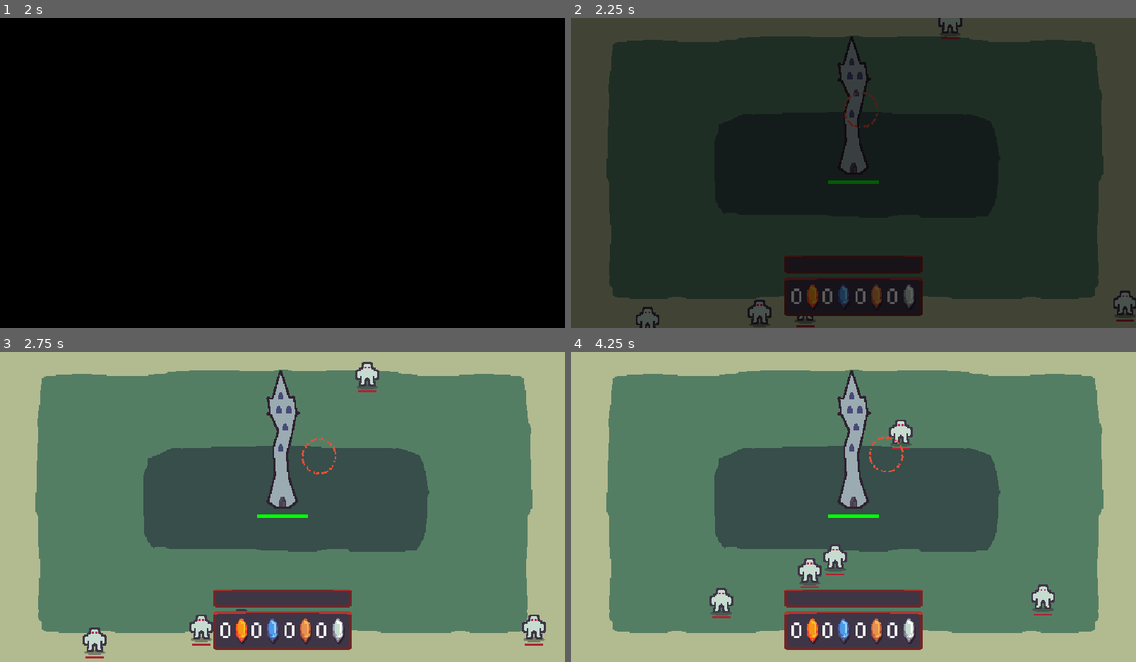
Above: before the commit, frames 1-4 (two rows, left to right).
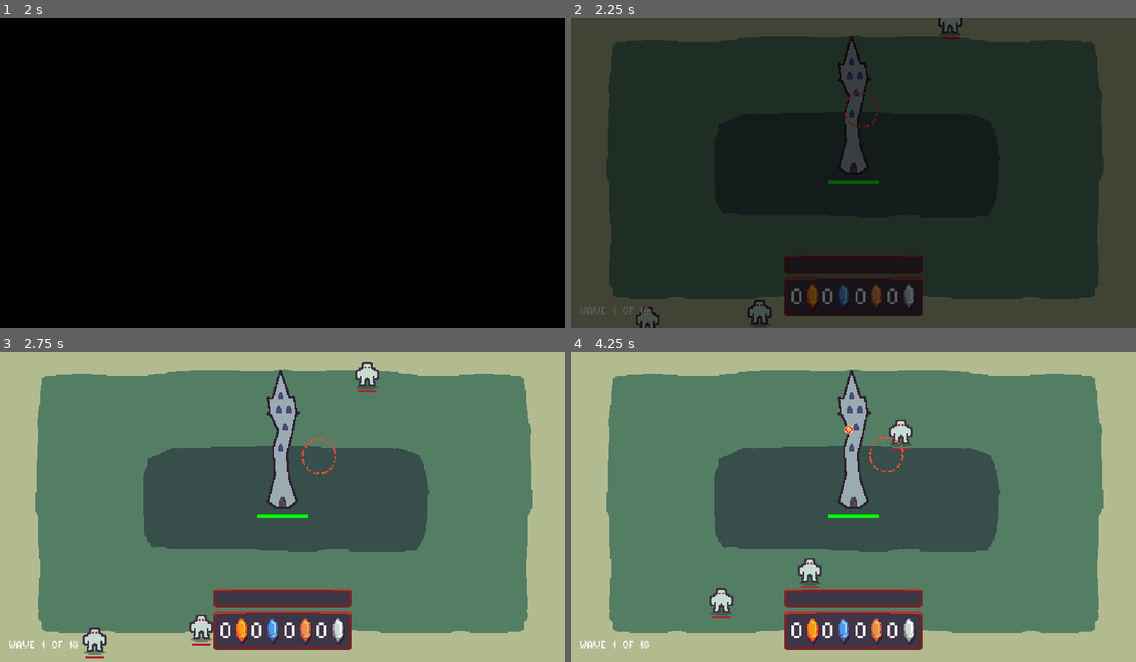
Above: after the commit, the same moments.

Repository: hawkstein/ludum-dare-58-collector
Game: Godot game, scene res://utils/ui/main_menu.tscn
Two runs of this game, one before a commit and one after it. Both use one fixed random seed, a clock stepped at 60 frames per second and the inputs below.
Inputs (mouse positions are in pixels of both pictures, inside the frame that each line leads up to):
- Up to frame 1 (2 s): click "Start" at 0.5 s; click "Start" at 1.25 s
- Up to frame 2 (2.25 s): tap Enter (ui_accept) at 2 s; move the mouse to (977, 157) at 2.02 s; click (977, 157) at 2.17 s
- Up to frame 3 (2.75 s): tap Enter (ui_accept) at 2.27 s
- Up to frame 4 (4.25 s): move the mouse to (740, 522) at 2.77 s; click (740, 522) at 2.92 s; tap Enter (ui_accept) at 3.02 s; move the mouse to (910, 438) at 3.52 s; click (910, 438) at 3.67 s

Frame 1 is identical in both runs. In frame 2, 0.3% of the frame differs, in the area x 1-100%, y 87-100%; in frame 3, 0.4%; in frame 4, 0.8%, in the area x 1-86%, y 23-96%.

Commit message:
update wave spawns and upgrade resources display

Diff:
--- a/entities/enemy/enemy.gd
+++ b/entities/enemy/enemy.gd
@@ -12,13 +12,18 @@
 var target_distance:float = 30.0
 var is_moving: bool = true
 var is_attacking: bool = false
-var max_health:float = 100.0
+
+var max_health:float = 80.0
 var health:float = 80.0:
 	set(p_health):
 		health = p_health
 		var health_scale = health / max_health
-		health_color_rect.scale.x = health_scale
+		if is_instance_valid(health_color_rect):
+			health_color_rect.scale.x = health_scale
 
+func _ready() -> void:
+	var health_scale = health / max_health
+	health_color_rect.scale.x = health_scale
 
 func _process(delta) -> void:
 	if not is_moving:
--- a/entities/main.gd
+++ b/entities/main.gd
@@ -155,7 +155,7 @@
 
 
 func _spawn_mana(mana_position:Vector2) -> void:
-	var mana_amount := 3
+	var mana_amount := 5
 	var angle_step = TAU / mana_amount
 	for i in range(mana_amount):
 		var angle = (angle_step * i) + randf_range(-0.3, 0.3)
--- a/entities/main.tscn
+++ b/entities/main.tscn
@@ -25,6 +25,7 @@
 [node name="UI" type="CanvasLayer" parent="."]
 process_mode = 2
 layer = 2
+visible = false
 script = ExtResource("2_re4i5")
 
 [node name="Layout" type="Control" parent="UI"]
@@ -182,6 +183,12 @@
 layout_mode = 2
 size_flags_horizontal = 4
 theme_override_constants/separation = 20
+
+[node name="CrystalsLabel" type="Label" parent="UI/Layout/MarginContainer/UpgradePage/VBoxContainer/HBoxContainer"]
+unique_name_in_owner = true
+custom_minimum_size = Vector2(200, 0)
+layout_mode = 2
+text = "F:5 - W:5 - E:5 - A:5"
 
 [node name="ResetButton" type="Button" parent="UI/Layout/MarginContainer/UpgradePage/VBoxContainer/HBoxContainer"]
 layout_mode = 2
@@ -342,6 +349,13 @@
 text = "0"
 horizontal_alignment = 2
 
+[node name="WavesLabel" type="Label" parent="HUD/Layout/Margin"]
+unique_name_in_owner = true
+layout_mode = 2
+size_flags_horizontal = 0
+size_flags_vertical = 8
+text = "Wave 1 of 18"
+
 [node name="PauseWindow" parent="." instance=ExtResource("6_7mycd")]
 unique_name_in_owner = true
 visible = false
--- a/entities/ui.gd
+++ b/entities/ui.gd
@@ -26,3 +26,4 @@
 func show_upgrade() -> void:
 	loop_page.hide()
 	upgrade_page.show()
+	upgrade_page.update_crystals_label()
--- a/entities/wave_spawner.gd
+++ b/entities/wave_spawner.gd
@@ -7,29 +7,41 @@
 @onready var enemies: Node2D = %Enemies
 @onready var tower: Node2D = %Tower
 @onready var spawn_timer: Timer = $SpawnTimer
+@onready var waves_label: Label = %WavesLabel
 
-var enemy_spawns := 5
+var enemy_spawns:int
+var wave:int
+
+var max_waves: int = 18
 
 func _ready() -> void:
+	reset()
 	spawn_wave()
 
 
 func reset() -> void:
-	enemy_spawns = 5
+	enemy_spawns = 3
+	wave = 0
 
 
 func spawn_wave() -> void:
+	wave += 1
+	waves_label.text = "Wave {0} of {1}".format([wave, max_waves])
+	var wave_health = 70.0 + (wave * wave * 5.0)
+	print("wave health ", wave_health)
 	for i in range(enemy_spawns):
-		spawn_enemy(ENEMY, get_random_position())
-	enemy_spawns += 3
+		spawn_enemy(ENEMY, get_random_position(), wave_health)
+	enemy_spawns += 2
 	spawn_timer.start()
 
 
-func spawn_enemy(enemy_scene: PackedScene, pos: Vector2) -> void:
+func spawn_enemy(enemy_scene: PackedScene, pos: Vector2, health:float) -> void:
 	var instance = enemy_scene.instantiate()
 	instance.position = pos;
 	tower.connect_to_enemy(instance)
 	enemies.add_child(instance)
+	instance.max_health = health
+	instance.health = health
 
 
 func get_random_position() -> Vector2:
--- a/utils/ui/upgrades/upgrade_page.gd
+++ b/utils/ui/upgrades/upgrade_page.gd
@@ -9,6 +9,8 @@
 	collector_v_box,
 	tower_v_box,
 ]
+@onready var crystals_label: Label = %CrystalsLabel
+
 
 var progress: ProgressData = DataStore.get_model("Progress")
 
@@ -91,7 +93,6 @@
 
 
 func _purchase_spell_upgrade(spell:StringName, attribute:String, upgrade_button:Button, cost_label:Label) -> void:
-	# TODO: check if player can afford purchase
 	var spell_entry: SpellEntry = UpgradePath.get(spell)
 	var next_idx = progress.spells.get(spell)[attribute]
 	var cost = spell_entry.attributes.get(attribute)[next_idx].cost
@@ -126,6 +127,17 @@
 
 	progress.update_by(-cost[3], "air_crystals")
 	progress.update_by(cost[3], "spent_air_crystals")
+
+	update_crystals_label()
+
+
+func update_crystals_label() -> void:
+	crystals_label.text = "F:{0} - W:{1} - E:{2} - A:{3}".format([
+		progress.fire_crystals,
+		progress.water_crystals,
+		progress.earth_crystals,
+		progress.air_crystals
+	])
 
 
 func _create_locked_spell_tab(spell_entry:SpellEntry) -> void:
--- a/utils/ui/upgrades/upgrade_path.gd
+++ b/utils/ui/upgrades/upgrade_path.gd
@@ -12,9 +12,9 @@
 	var fireball_entry = SpellEntry.new("Fireball")
 	fireball_entry.is_unlocked = true
 
-	var rate_values = _create_values(3.0, 4, [2,0,0,1], 0.7)
+	var rate_values = _create_values(2.5, 4, [2,0,0,1], 0.7)
 	fireball_entry.add_attribute("rate", rate_values)
-	var damage_values = _create_values(40, 4, [2,0,1,0], 2)
+	var damage_values = _create_values(50, 4, [2,0,1,0], 2)
 	fireball_entry.add_attribute("damage", damage_values)
 	var burn_values = _create_values(3.0, 4, [2,0,0,0], 4)
 	fireball_entry.add_attribute("burn", burn_values)
